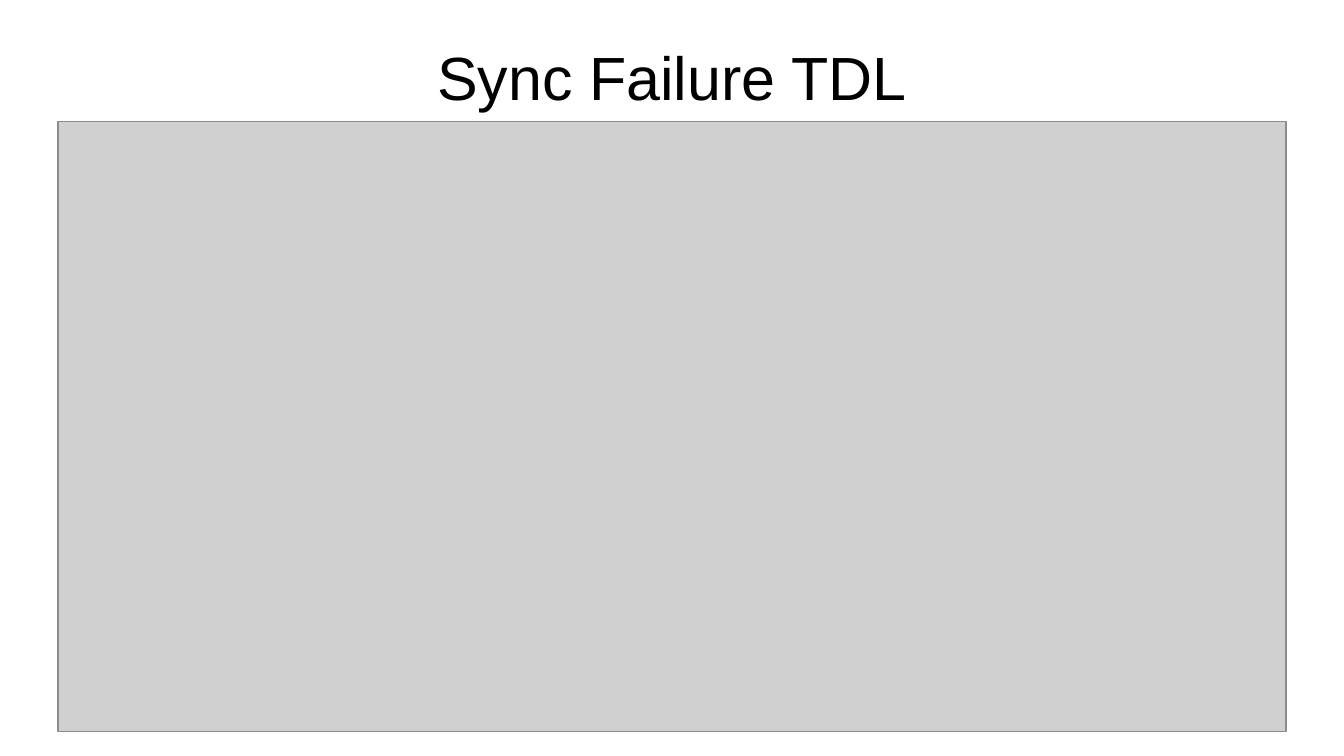
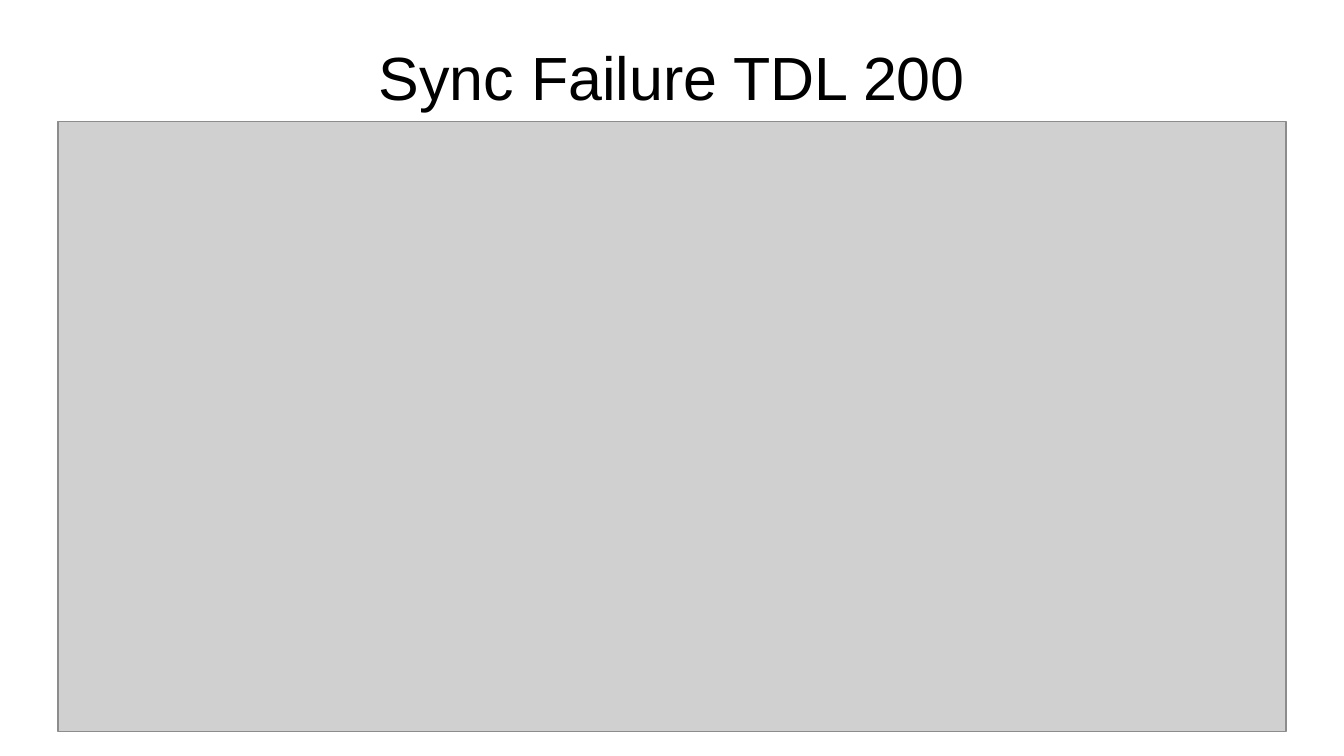
Before and after one commit to Th3Cr4ck/Wifi-OFDM-sync, a slide deck: slide 21 of Avances/Pruebas Sinc STF por diferencias.odp. Drawn at 1344x756 pixels with LibreOffice and Linux fonts; fonts in the diff are those of the drawing; grey boxes stand for pictures. Boxes give left, top, right and bottom in pixels: in the first picture for what was removed or moved away, otherwise in the second. Text is boxed around its words. In the diff, an @@ line names an element or a change of style, - is before the commit and + after.

Commit message:
Pruebas sincronizacion wifi con WifiSyncSTF por el metodo de diferencias. Dejar de rastrear los archivos .asv

```diff
--- a/Avances/Pruebas Sinc STF por diferencias.odp
+++ b/Avances/Pruebas Sinc STF por diferencias.odp
@@ title at [379, 55, 965, 111]: text changed @@
-Sync Failure TDL
+Sync Failure TDL 200
```
Also in this commit, not shown: 10 other slides changed, 4 slides added, 7 other files.
